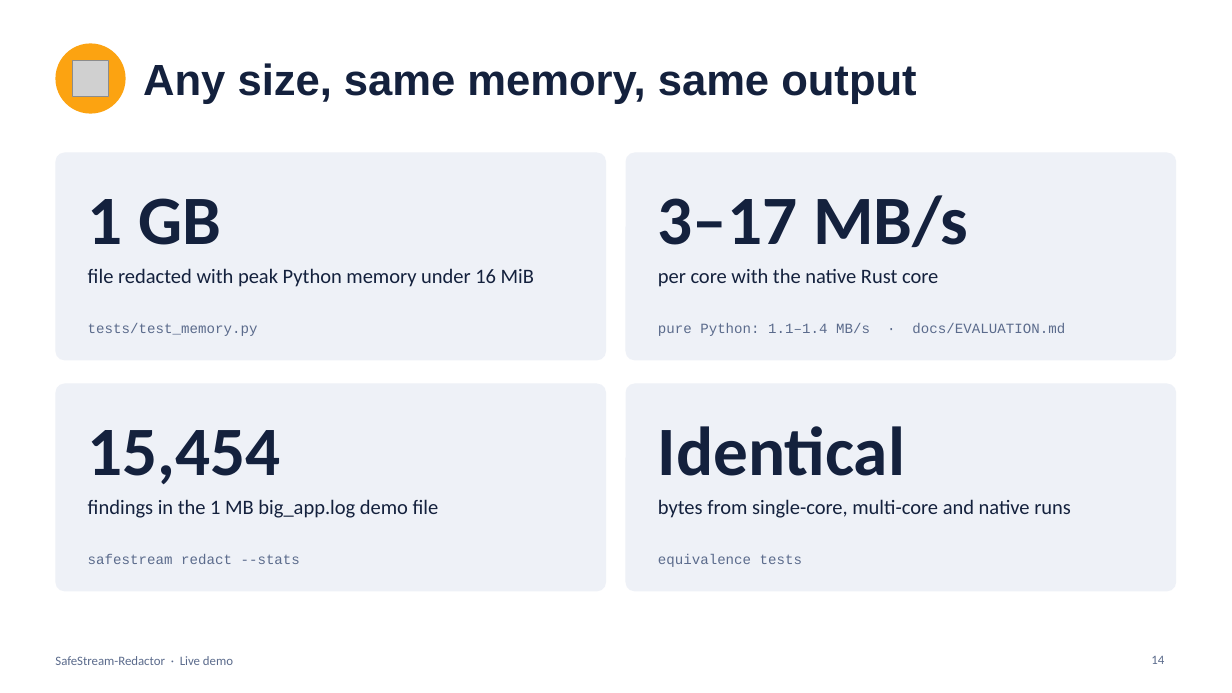
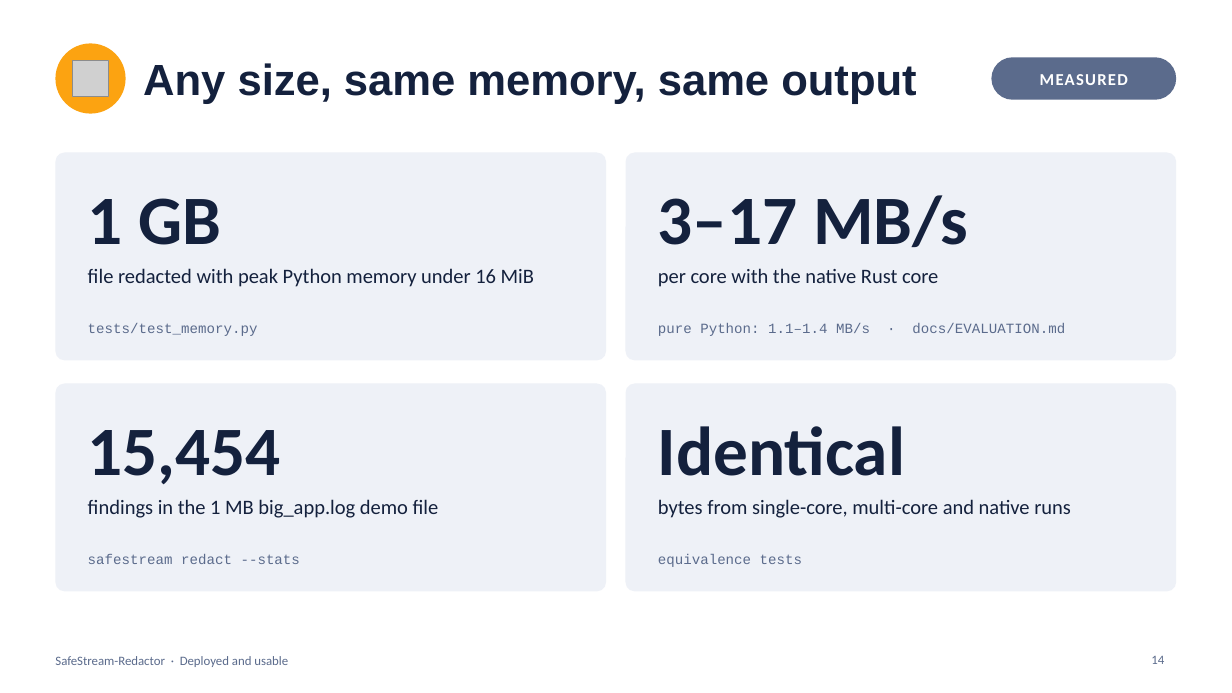
Before and after one commit to MounishSenisetty/SafeStream-Redactor, a slide deck: slide 14 of docs/SafeStream-Redactor-Demo.pptx. Drawn at 1232x693 pixels with LibreOffice and Linux fonts; fonts in the diff are those of the drawing; grey boxes stand for pictures. Boxes give left, top, right and bottom in pixels: in the first picture for what was removed or moved away, otherwise in the second. Text is boxed around its words. In the diff, an @@ line names an element or a change of style, - is before the commit and + after.

```diff
--- a/docs/SafeStream-Redactor-Demo.pptx
+++ b/docs/SafeStream-Redactor-Demo.pptx
@@ rounded rectangle added at bbox=[992, 57, 1177, 100], fill #5B6B8C @@
@@ text added at bbox=[1040, 74, 1128, 85], 13 pt, text #FFFFFF, bold @@
+MEASURED
@@ text at bbox=[55, 656, 288, 667]: text changed @@
-SafeStream-Redactor · Live demo
+SafeStream-Redactor · Deployed and usable
```
Also in this commit, not shown: 14 other slides changed, 1 slide added, 1 slide removed.
